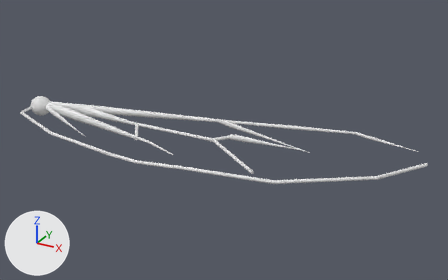
One commit to the Blender file DustMiteLegs1.blend: the scene before it, then after it.
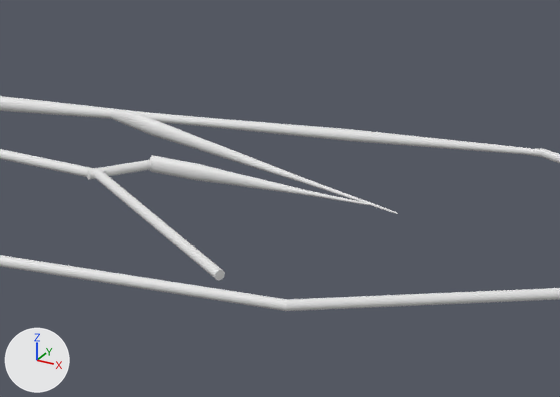
The first picture shows the older version from a 50 mm camera at (7.81, -12.16, 6.17) aimed at (0.91, 0.38, -0.1). The close-ups show the older and then the newer version on the part from 41% to 81% of the width and 30% to 76% of the height of that picture. Only the edits that show in the close-ups are written down. The lights are fixed; the arrows at lower left show +X, +Y and +Z.
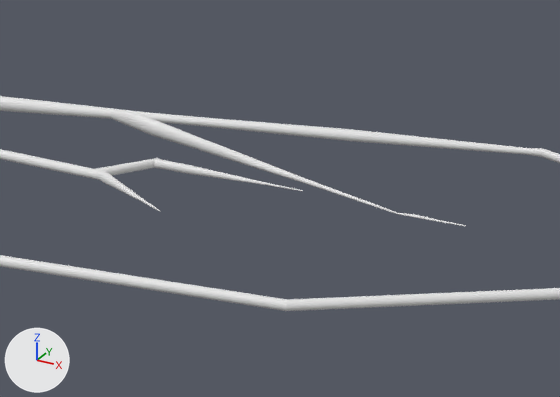
Where the newer file only moved an object's origin or applied its transform, the numbers keep the older frame.

What the commit changed:
me_cylinder_013 is used by ob_cylinder_007; location (1.611, -0.513, 0.0); rotation (0.183, 1.571, -0.422), in degrees (10, 90, -24); scale (0.04, 0.04, 1.0).
me_cylinder_013 had 64 vertices, 34 faces and spanned x -1.0..1.0, y -1.0..1.0, z -1.0..1.0.
me_cylinder_013 now has 330 vertices, 298 faces and spans x -0.98..0.98, y -0.77..0.77, z -8.19..-0.09.
me_cylinder_013 part 1: 64 vertices removed from x -1.0..1.0, y -1.0..1.0, z -1.0..1.0; 330 vertices added at x -0.98..0.98, y -0.77..0.77, z -8.19..-0.09.
Mesh me_cylinder_004 is new.
It has 160 vertices, 129 faces and spans x -0.31..0.31, y -0.45..0.22, z -8.19..-4.26.
Object 'Cylinder.007' (ob_cylinder_007) moves from (1.611, -0.513, 0.0) to (0.809, 0.056, 0.0).
Object 'Cylinder.007' (ob_cylinder_007) turns from (10, 90, -24) to (175, 90, 327) degrees about x, y and z.
Object 'Cylinder.007' (ob_cylinder_007) is rescaled from (0.04, 0.04, 1.0) to (0.0467, 0.0512, 0.102).
Object 'Cylinder.020' (ob_cylinder_020) moves from (1.26, 0.456, 0.0) to (1.232, 0.475, 0.0).
Object 'Cylinder.020' (ob_cylinder_020) is rescaled from (0.0721, 0.0722, 0.201) to (0.0387, 0.049, 0.136).
Object 'Cylinder.021' (ob_cylinder_021) is new; it shows me_cylinder_004.
Its location is (2.566, 0.471, 0.0).
Its rotation in degrees is (176, 90, 0).
Its scale is (0.0387, 0.049, 0.136).

Boxes (x1, y1, x2, y2) around the edits, measured in the close-ups (560 x 397 px):
'Cylinder.020', moved, rescaled (34% narrower, 37% shorter)
    before: (149, 155, 370, 205)
    after: (158, 160, 303, 191)
'Cylinder.007', reshaped, moved, turned, rescaled
    before: (95, 169, 225, 280)
    after: (98, 170, 160, 211)
'Cylinder.021', added
    after: (397, 213, 466, 226)
